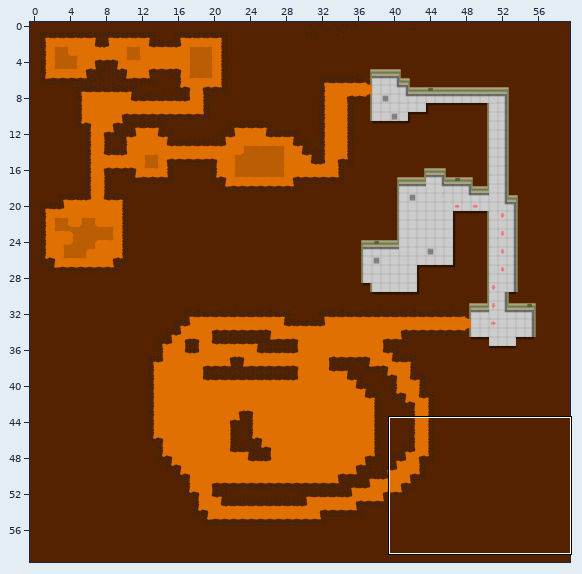
Two states of a Tiled map, core/assets/world/world03.tmx. Above: a wide view before the commit, with the close-up outlined.
Close-up. First the earlier version:
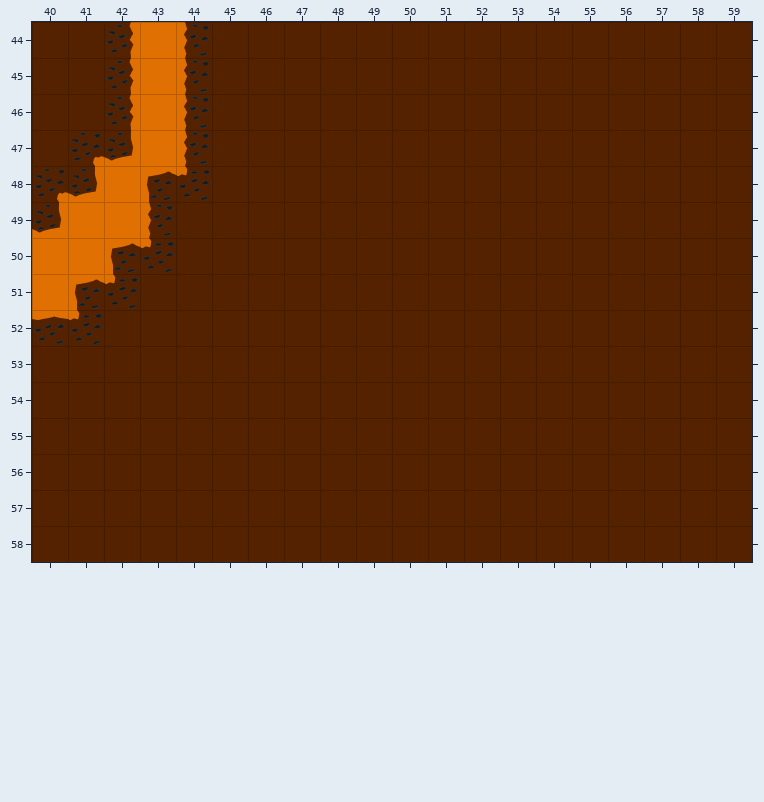
Cells are 64x64 px. Shown: x 40..59, y 44..58. The commit also changed other parts of the map, which this record leaves out.
And afterwards:
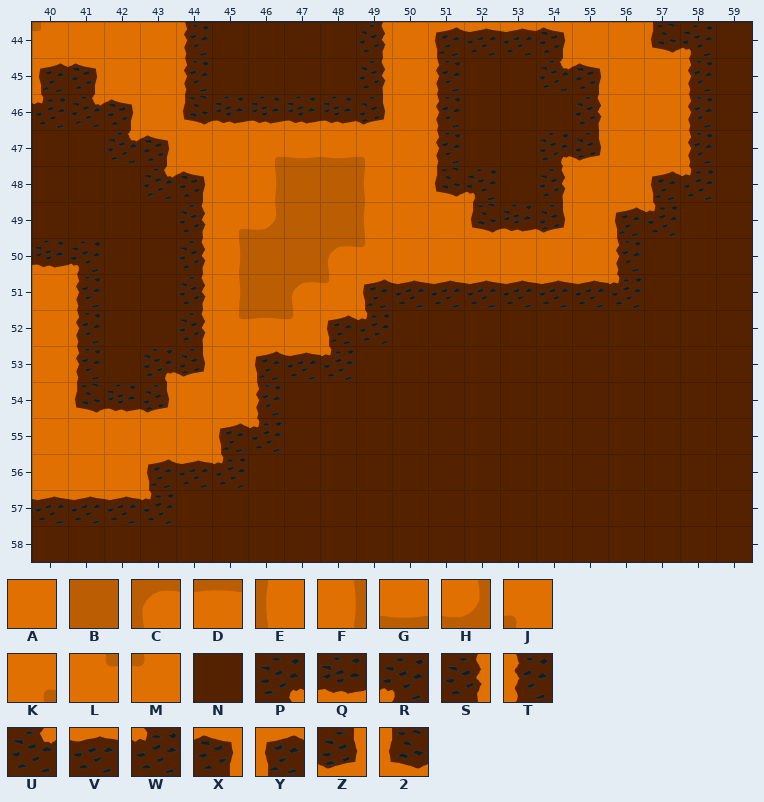
Key: from "world": A 0, B 1, C 2, D 3, E 5, F 6, G 8, H 9, J 10, K 11, L 12, M 13, N 14, P 15, Q 16, R 17, S 18, T 19, U 20, V 21, W 22, X 23, Y 24, Z 25, 2 26.
_ is an empty cell, . an unchanged one.
Diff:
--- layer "world"
@@ x 40..58 @@
-44 NNS......NNNNNNNNNN
-45 NNS......NNN..NNNNN
-46 NNS.TNNNNNNN...NNNN
-47 .PZATNNNNNNN..NNNNN
-48 PZAYWNNNNNNNN.NNNNN
-49 ZAATNNNNNNNNNNNNNN.
-50 AAYWNNNNNNNNNNNNN..
-51 .YW.NNNNNNNNNNNNN..
-52 VW..NNNNNN.........
-53 NN.NNNNNN..........
-54 NNNNNNN............
-55 NNNNNNN............
-56 NNNNNN.............
-57 NNNN...............
+44 MAA......SAYVVXAA2R
+45 YXA......SAT..UXAAT
+46 WUX.2QQQQZAT...SAAT
+47 .NUXAAKGGJAT..PZAAT
+48 NNNUXAFBBEA2R.SAAYW
+49 NNNNSKHBBEAA2QZAYW.
+50 QRNNSFBBCMAAAAAAT..
+51 .TN.SFBCMYVVVVVVW..
+52 AT..SLDMYW.........
+53 AT.PZAYVW..........
+54 A2QZAAT............
+55 AAAAAYW............
+56 AAAYVW.............
+57 VVVW...............
Where, in picture pixels (left, top, right, bottom), the same in both close-ups:
changed: (32, 22, 715, 525)
